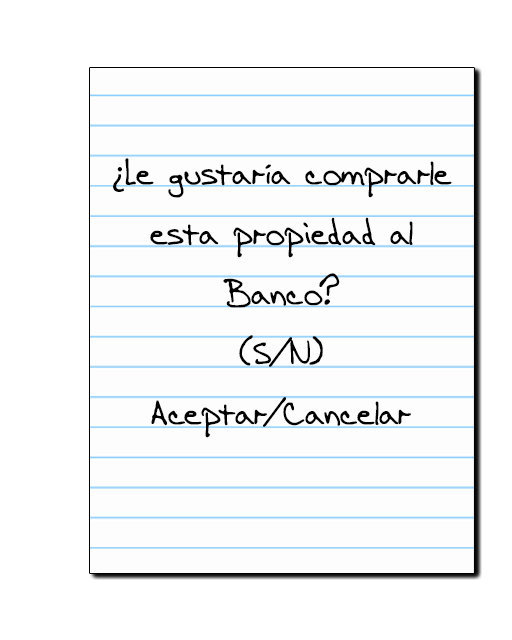
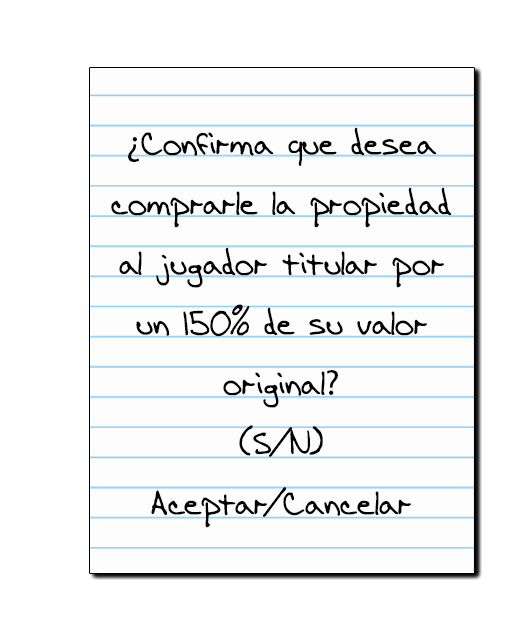
The second w=512, h=640 image is a revision of the first. Changes to its layers:
renamed "¿Le gustaría comprarle esta propiedad al Banco? (S/N) Aceptar/C" to "¿Confirma que desea comprarle la propiedad al jugador titular p", painted on it over 111, 127, 452, 528
